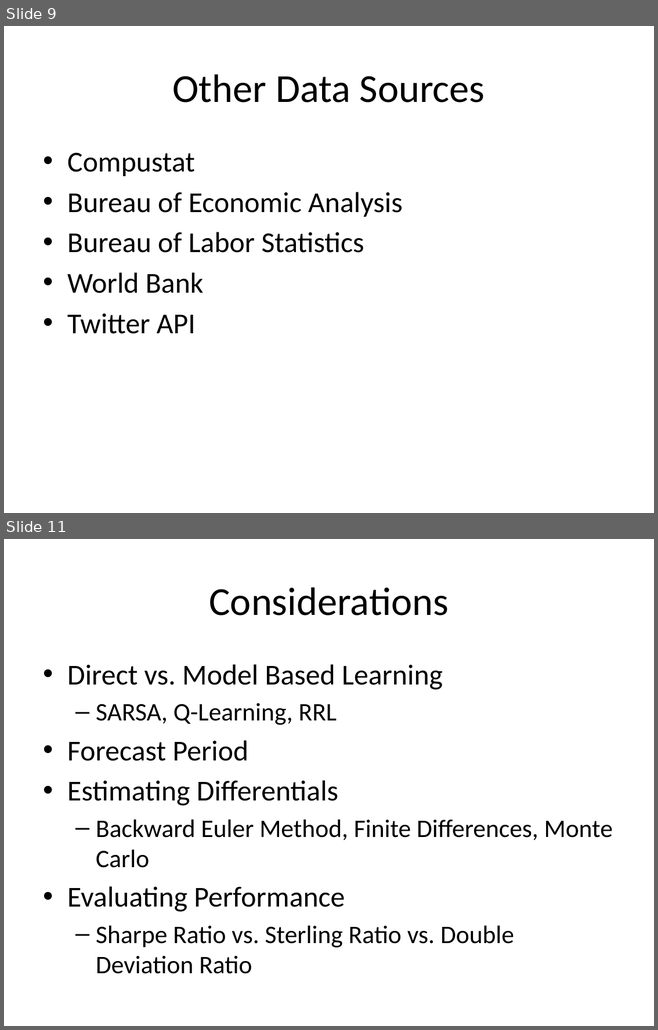
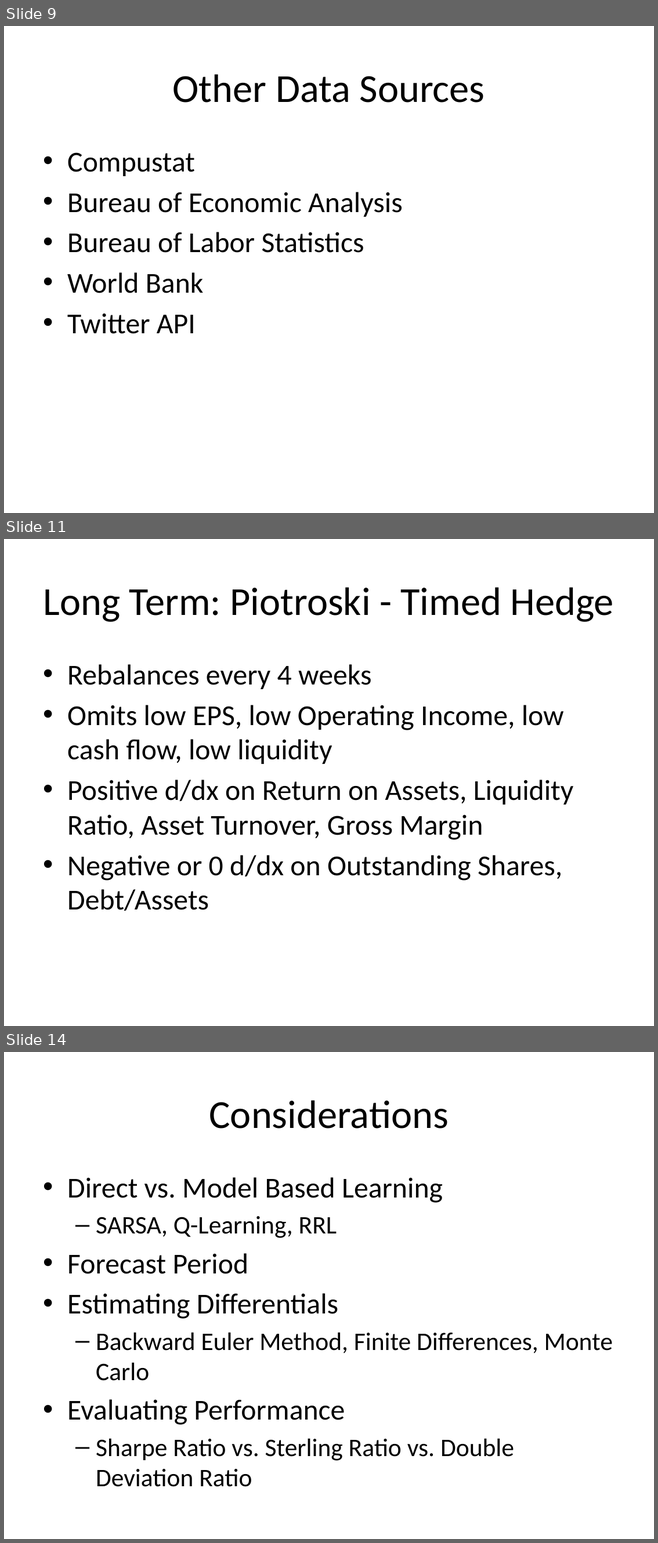
Before and after one commit to abhaykamat/AlgoTrading, a slide deck: report/AlgorithmicTrading.pptx. Shown one above the other, each under a label of ours: slides 9 and 11 before the commit, slides 9, 11 and 14 after it; the slides between them are not shown. The pictures are 658x1030 and 658x1543 pixels, drawn with LibreOffice and Linux fonts; fonts in the diff are those of the drawing. Boxes give left, top, right and bottom in pixels: in the first picture for what was removed or moved away, otherwise in the second. Text is boxed around its words. In the diff, an @@ line names an element or a change of style, - is before the commit and + after.

```diff
--- a/report/AlgorithmicTrading.pptx
+++ b/report/AlgorithmicTrading.pptx
@@ slide 11 added at (4, 539, 654, 1026), background #FFFFFF @@
@@ title added at (43, 587, 614, 622), 44 pt, text #000000 @@
+Long Term: Piotroski - Timed Hedge
@@ text added at (67, 664, 574, 911), 32 pt, text #000000 @@
+• Rebalances every 4 weeks
+• Omits low EPS, low Operating Income, low cash flow, low liquidity
+• Positive d/dx on Return on Assets, Liquidity Ratio, Asset Turnover, Gross Margin
+• Negative or 0 d/dx on Outstanding Shares, Debt/Assets
@@ what was slide 11 is now slide 14 @@
```
Also in this commit, not shown: 4 slides changed, 5 other slides added.
